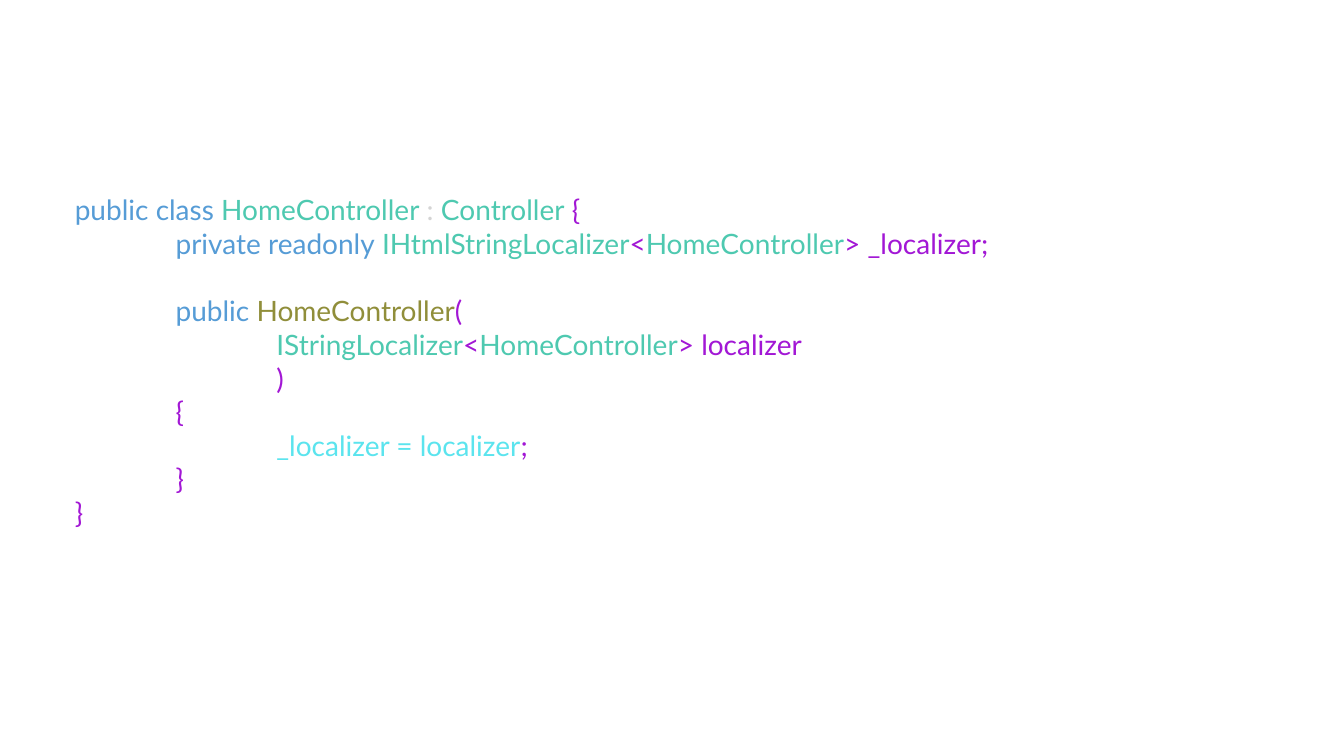
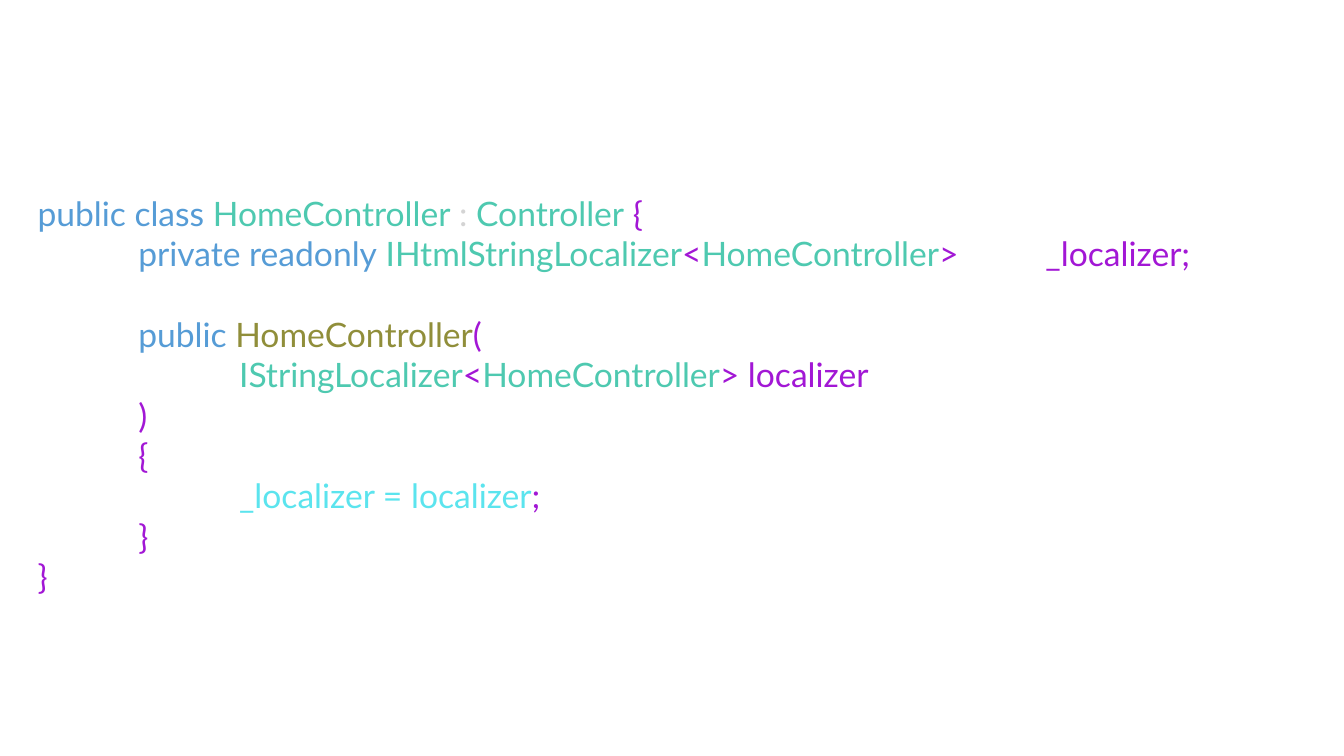
Before and after one commit to cwoodruff/ASPNETCore-I18n, a slide deck: slide 13 of Globalizing Your ASP.NET 8 Presence.pptx. Drawn at 1344x756 pixels with LibreOffice and Linux fonts; fonts in the diff are those of the drawing. Boxes give left, top, right and bottom in pixels: in the first picture for what was removed or moved away, otherwise in the second. Text is boxed around its words. In the diff, an @@ line names an element or a change of style, - is before the commit and + after.

```diff
--- a/Globalizing Your ASP.NET 8 Presence.pptx
+++ b/Globalizing Your ASP.NET 8 Presence.pptx
@@ text "public class HomeController : Controller ...": place and size @@
-text "public class HomeController : Controller ..." at box(75, 199, 989, 460)
+text "public class HomeController : Controller ..." at box(38, 201, 959, 513)
@@ text "public class HomeController : Controller ..." at box(38, 201, 959, 513): size 20 to 24 pt @@
```
Also in this commit, not shown: 23 other slides changed.
